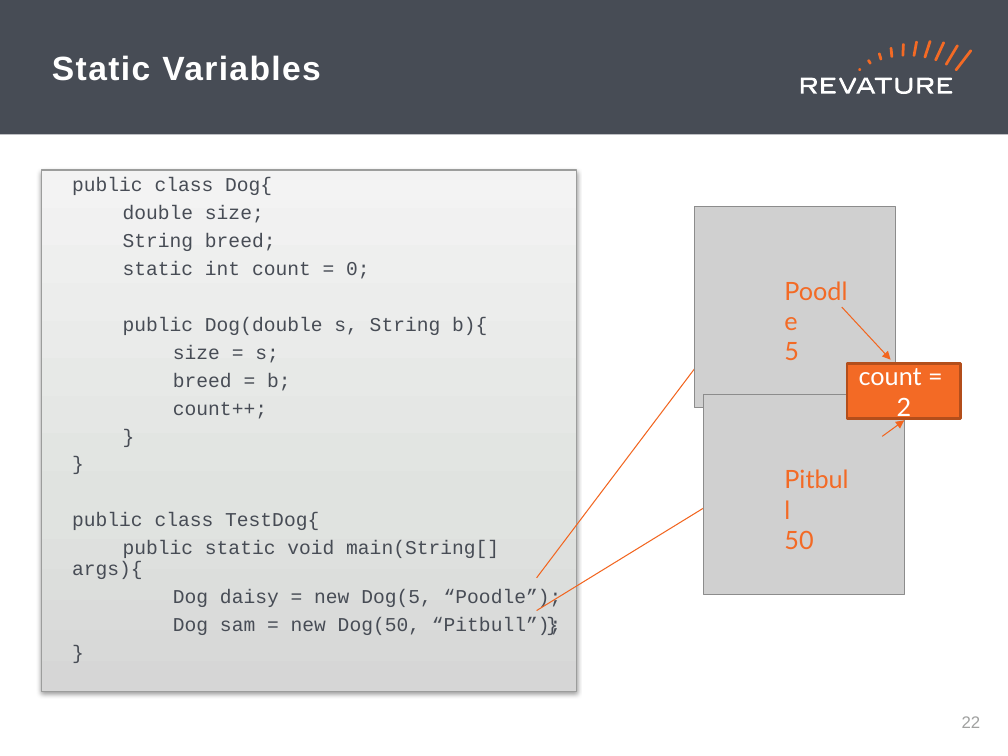
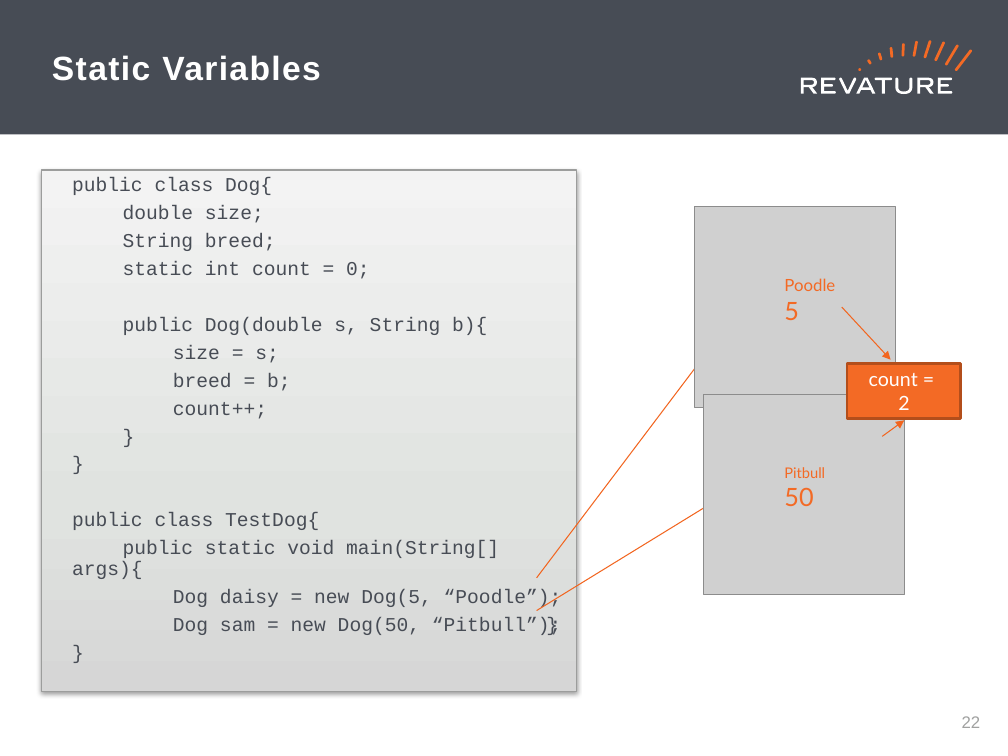
Before and after one commit to brynportella/210607-FeederProgram, a slide deck: slide 23 of powerpoints/Day_4.pptx. Drawn at 1008x756 pixels with LibreOffice and Linux fonts; fonts in the diff are those of the drawing; grey boxes stand for pictures. Boxes give left, top, right and bottom in pixels: in the first picture for what was removed or moved away, otherwise in the second. Text is boxed around its words. In the diff, an @@ line names an element or a change of style, - is before the commit and + after.

```diff
--- a/powerpoints/Day_4.pptx
+++ b/powerpoints/Day_4.pptx
@@ text at (x1=784, y1=278, x2=835, y2=291): size 18 to 12 pt in "Poodle" @@
@@ rectangle "count =" at (x1=847, y1=363, x2=961, y2=418): size 18 to 14 pt @@
@@ text at (x1=784, y1=467, x2=825, y2=478): size 18 to 10.5 pt in "Pitbull" @@
```
Also in this commit, not shown: 1 other slide changed, 25 other files.
